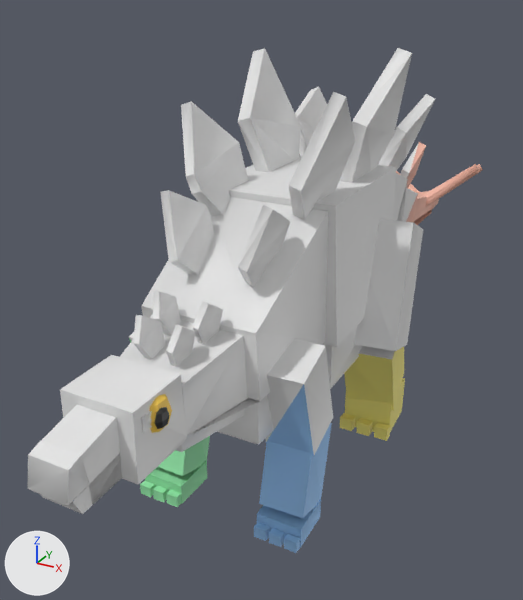
The FBX model assets/blender/stego.fbx: old version first, new version second.
Camera for both pictures: a 50 mm camera at (0.0338, -0.0687, 0.0222) aimed at (-0.0051, 0.0021, -0.0132). Lighting does not change. The marker at lower left points along +X, +Y and +Z. The older version comes first. Where no turn or scale is listed for an object, it has been applied to the vertices.

The first picture shows 'stego_Body', 'stego_Dark', 'stego_Eyes', 'stego_LegBL', 'stego_LegFL', 'stego_LegFR', 'stego_Tail'.
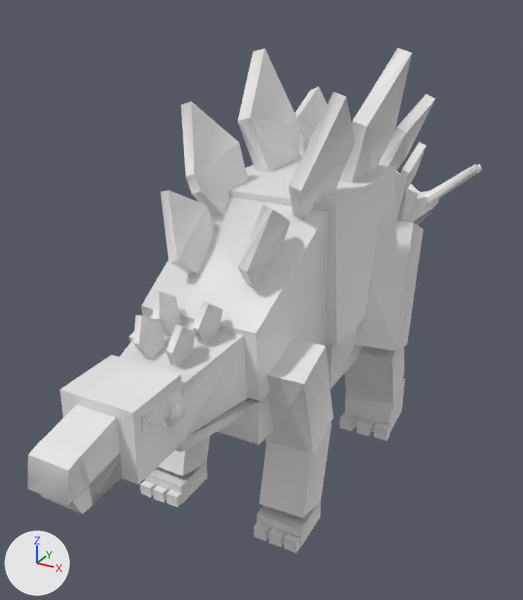
Changed parts and their boxes [x1, y1, x2, y2] in the pictures (523 x 600 px):
'stego_LegFL', recoloured (blue to white)
    both: [254, 385, 332, 553]
'stego_LegBL', recoloured (yellow to white)
    both: [340, 347, 405, 441]
'stego_LegFR', recoloured (green to white)
    both: [129, 338, 210, 507]
'stego_Tail', recoloured (beige to white)
    both: [396, 142, 483, 225]
'stego_Eyes', recoloured, reshaped (7% shorter)
    before: [149, 394, 172, 433]
    after: [164, 391, 186, 427]
'stego_Dark', reshaped, recoloured
    before: [155, 407, 169, 429]
    after: [170, 403, 184, 424]

The edits, one by one:
me_stego_dark_004 is used by ob_stego_dark; location (0.0, 0.0, 0.0).
me_stego_dark_004 had 40 vertices, 48 faces and spanned x -0.00456..0.00453, y -0.0316..-0.0298, z -0.00949..-0.00769.
me_stego_dark_004 no longer uses material mat_pc_dark (black #272727).
me_stego_dark_004 now has 40 vertices, 48 faces and spans x -0.00445..0.00444, y -0.0296..-0.0278, z -0.01022..-0.00842.
me_stego_dark_004 part 1: the loose piece of 20 vertices spanning x 0.00375..0.00453, y -0.0316..-0.0298, z -0.00949..-0.00769 is moved by (-0.00008, 0.002, -0.00072).
Other edits to the shape of me_stego_dark_004 do not show in these pictures.
me_stego_legfr_004 has 48 vertices, 64 faces and spans x -0.0097..0.0058, y -0.0183..-0.0055, z -0.03..-0.0108.
me_stego_legfr_004 no longer uses material mat_pc_legfr (green #95e7aa).
me_stego_eyes_004 is used by ob_stego_eyes; location (0.0, 0.0, 0.0).
me_stego_eyes_004 had 40 vertices, 48 faces and spanned x -0.00423..0.0042, y -0.032..-0.0286, z -0.01029..-0.00689.
me_stego_eyes_004 no longer uses material mat_pc_eyes (yellow #f9ce50).
me_stego_eyes_004 now has 40 vertices, 48 faces and spans x -0.00413..0.00412, y -0.03..-0.0266, z -0.01102..-0.00762.
me_stego_eyes_004 part 2: the loose piece of 20 vertices spanning x 0.00247..0.0042, y -0.032..-0.0286, z -0.01029..-0.00689 is moved by (-0.00008, 0.002, -0.00072).
Other edits to the shape of me_stego_eyes_004 do not show in these pictures.
me_stego_tail_004 has 250 vertices, 543 faces and spans x -0.0095..0.0093, y 0.0221..0.0553, z -0.0138..0.0018.
me_stego_tail_004 no longer uses material mat_pc_tail (beige #edb3a0).
me_stego_legfl_004 has 48 vertices, 64 faces and spans x -0.0064..0.0099, y -0.0182..-0.0054, z -0.03..-0.0108.
me_stego_legfl_004 no longer uses material mat_pc_legfl (blue #95c4f3).
me_stego_legbl_004 has 46 vertices, 60 faces and spans x -0.0077..0.0115, y -0.0057..0.0125, z -0.03..-0.0151.
me_stego_legbl_004 no longer uses material mat_pc_legbl (yellow #f3e77c).
